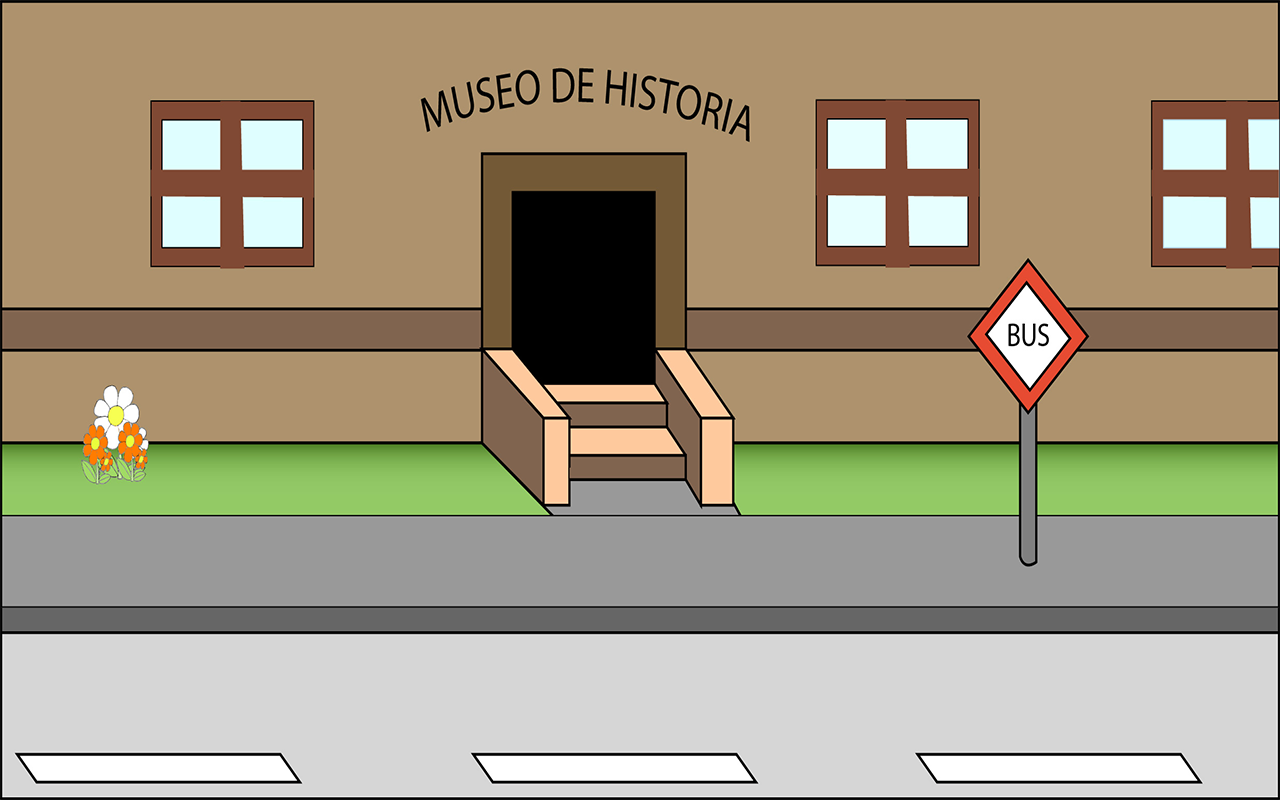
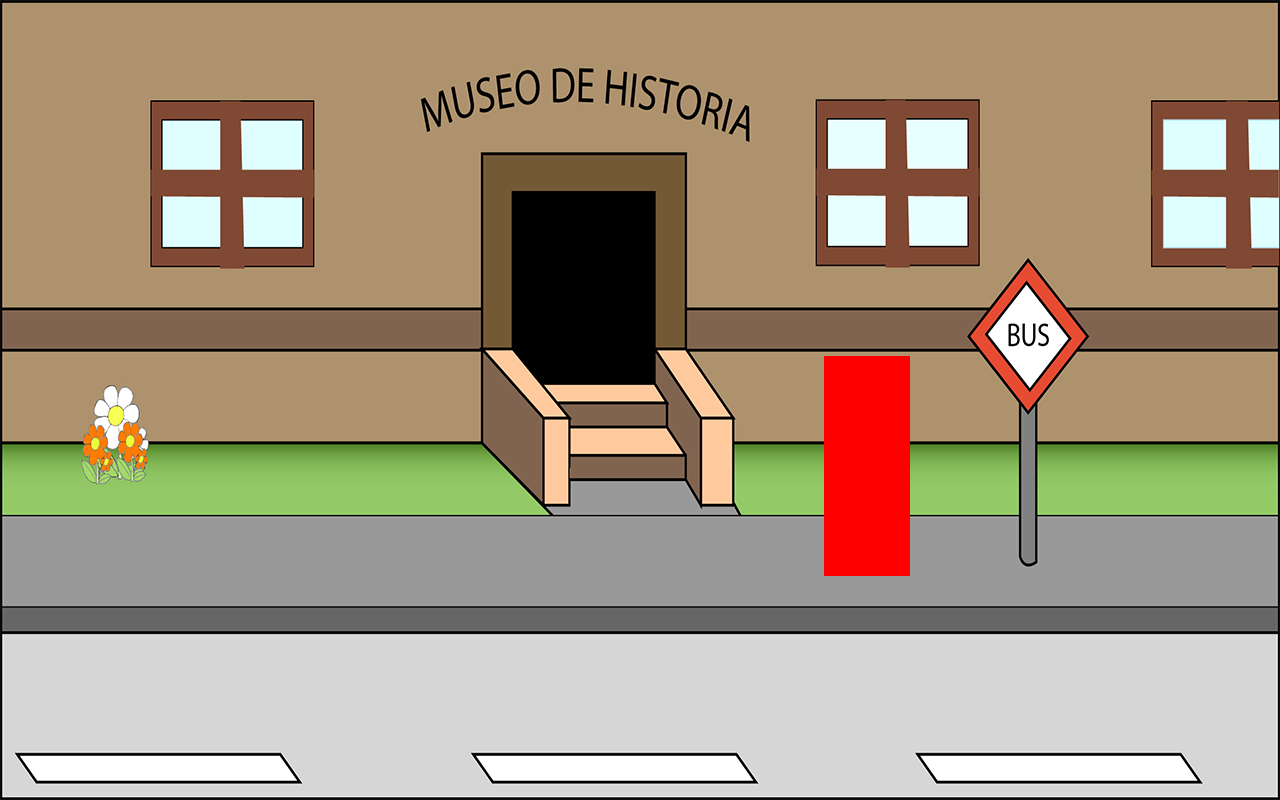
Two versions of the same layered image (1280x800). Layer-by-layer changes:
added layer "kwkexp" above "kwkentradaMuseo" over bbox(824, 356, 910, 576)
